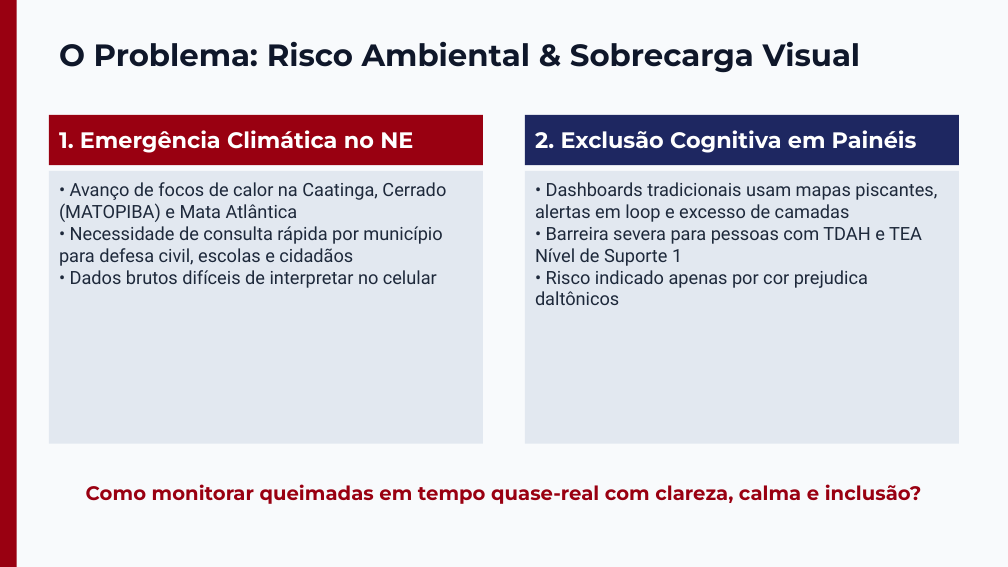
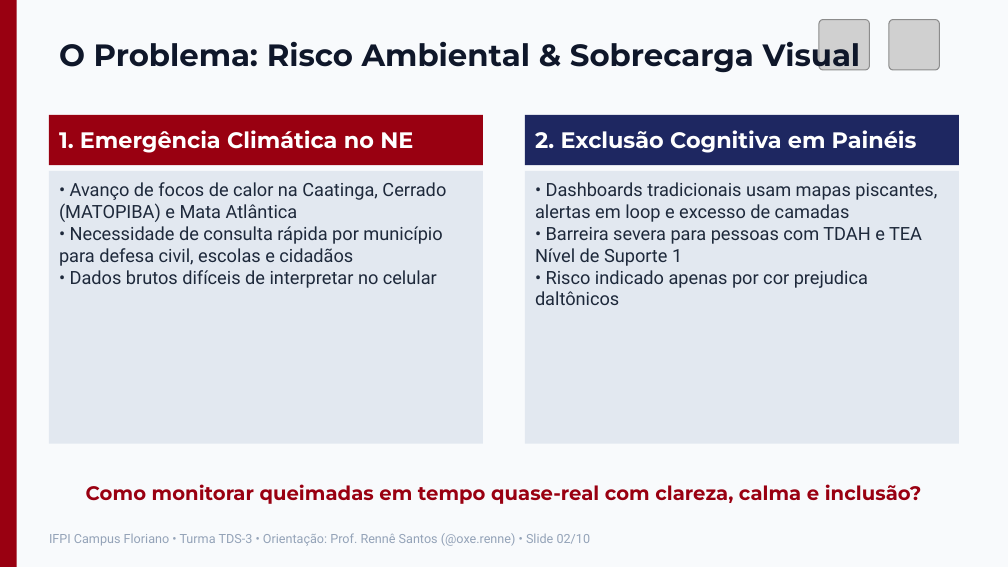
Before and after one commit to renneferreira/monitor-queimadas-snct, a slide deck: slide 2 of public/Radar-Fogo-Pitch-Deck-10-Slides.pptx. Drawn at 1008x567 pixels with LibreOffice and Linux fonts; fonts in the diff are those of the drawing; grey boxes stand for pictures. Boxes give left, top, right and bottom in pixels: in the first picture for what was removed or moved away, otherwise in the second. Text is boxed around its words. In the diff, an @@ line names an element or a change of style, - is before the commit and + after.

Commit message:
docs(slides): atualizar pitch deck com logos IFPI Floriano e Radar Fogo, Turma TDS-3 e orientador Prof. Rennê Santos

```diff
--- a/public/Radar-Fogo-Pitch-Deck-10-Slides.pptx
+++ b/public/Radar-Fogo-Pitch-Deck-10-Slides.pptx
@@ picture added at [818, 19, 869, 70] @@
@@ picture added at [889, 19, 939, 70] @@
@@ text added at [49, 533, 591, 546], 9 pt, text #94A3B8 @@
+IFPI Campus Floriano • Turma TDS-3 • Orientação: Prof. Rennê Santos (@oxe.renne) • Slide 02/10
```
Also in this commit, not shown: 9 other slides changed, 5 other files.
